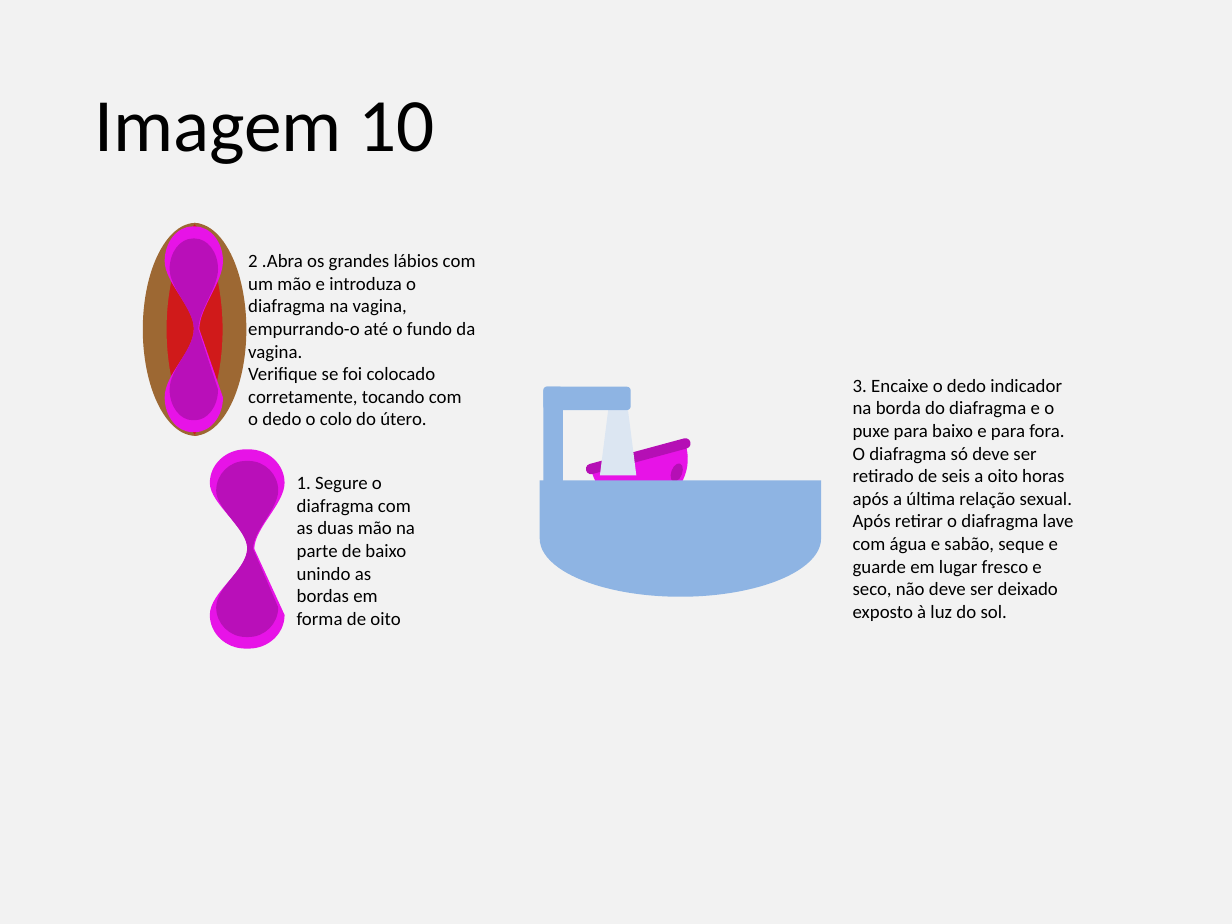
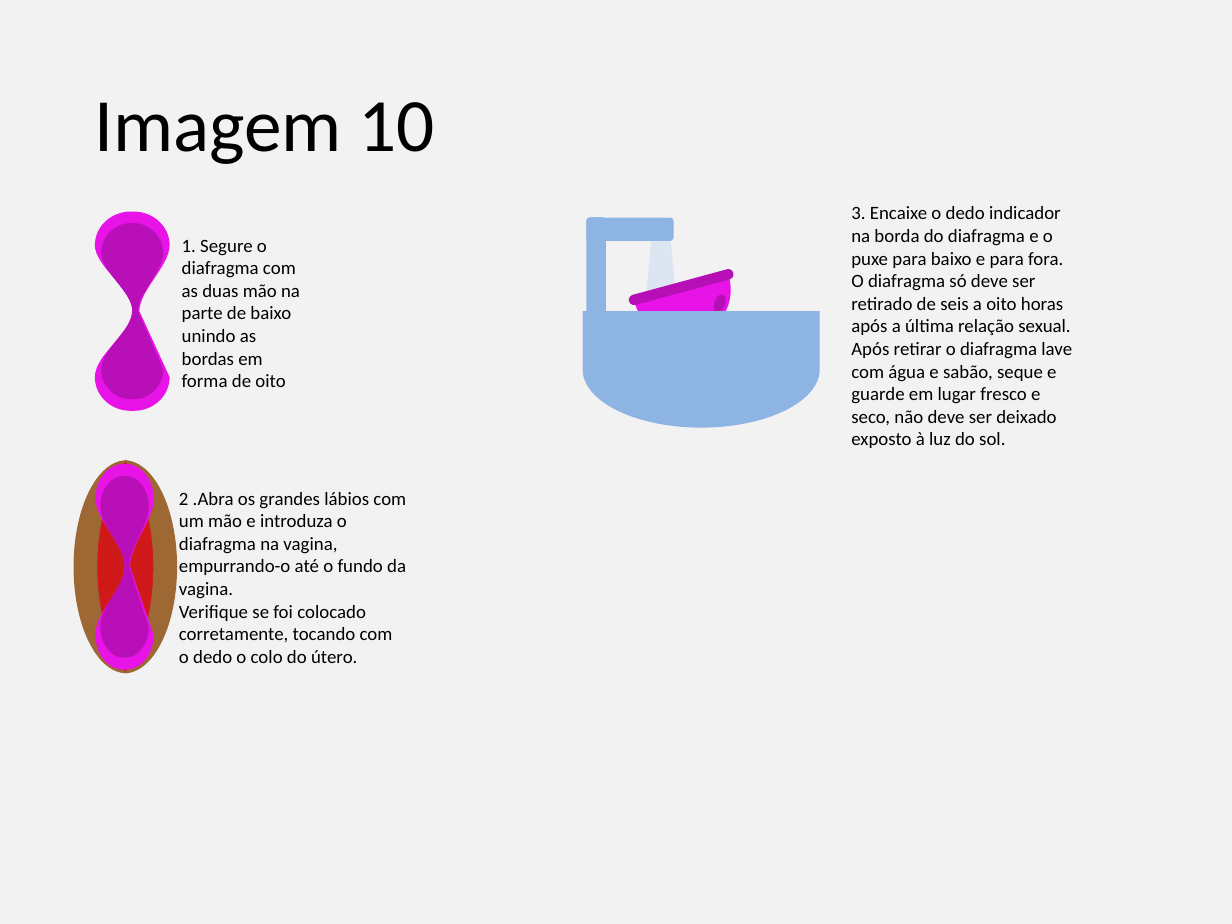
Before and after one commit to gustavogitzel/Discussex, a slide deck: slide 10 of Rascunhos/Imagens PrevContracep.pptx. Drawn at 1232x924 pixels with LibreOffice and Linux fonts; fonts in the diff are those of the drawing. Boxes give left, top, right and bottom in pixels: in the first picture for what was removed or moved away, otherwise in the second. Text is boxed around its words. In the diff, an @@ line names an element or a change of style, - is before the commit and + after.

```diff
--- a/Rascunhos/Imagens PrevContracep.pptx
+++ b/Rascunhos/Imagens PrevContracep.pptx
@@ text "3. Encaixe o dedo indicador ...": place and size @@
-text "3. Encaixe o dedo indicador ..." at <box>853,379,1074,621</box>
+text "3. Encaixe o dedo indicador ..." at <box>851,206,1072,448</box>
@@ freeform shape: place and size @@
-freeform shape at <box>209,450,285,649</box>
+freeform shape at <box>95,212,170,411</box>
@@ freeform shape: place and size @@
-freeform shape at <box>216,461,277,637</box>
+freeform shape at <box>101,223,163,399</box>
@@ text "1. Segure o diafragma com ...": place and size @@
-text "1. Segure o diafragma com ..." at <box>297,476,415,625</box>
+text "1. Segure o diafragma com ..." at <box>182,239,300,387</box>
@@ trapezoid: place and size @@
-trapezoid at <box>600,404,637,476</box>
+trapezoid at <box>643,235,680,330</box>
@@ 3 rounded rectangles, 1 freeform shape: place and size @@
-3 rounded rectangles, 1 freeform shape at <box>543,387,698,519</box>
+3 rounded rectangles, 1 freeform shape at <box>586,218,741,349</box>
@@ ellipse: place and size @@
-ellipse at <box>669,462,685,483</box>
+ellipse at <box>710,293,727,314</box>
@@ flow chart delay: place and size @@
-flow chart delay at <box>540,480,821,596</box>
+flow chart delay at <box>583,312,819,428</box>
@@ 2 moons, 1 ellipse: place and size @@
-2 moons, 1 ellipse at <box>143,223,246,436</box>
+2 moons, 1 ellipse at <box>74,461,177,674</box>
@@ 2 freeform shapes, 1 text: place and size @@
-2 freeform shapes, 1 text at <box>165,227,476,432</box>
+2 freeform shapes, 1 text at <box>95,464,406,670</box>
```
Also in this commit, not shown: 5 other slides changed, 1 slide removed, 3 other files.
